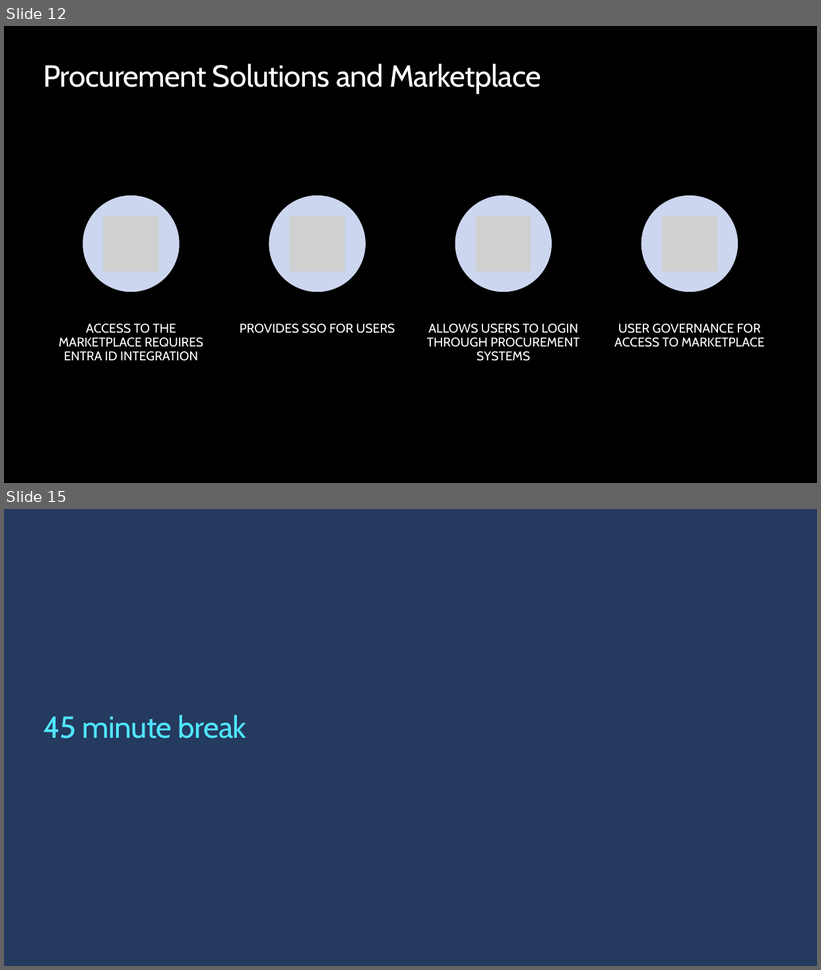
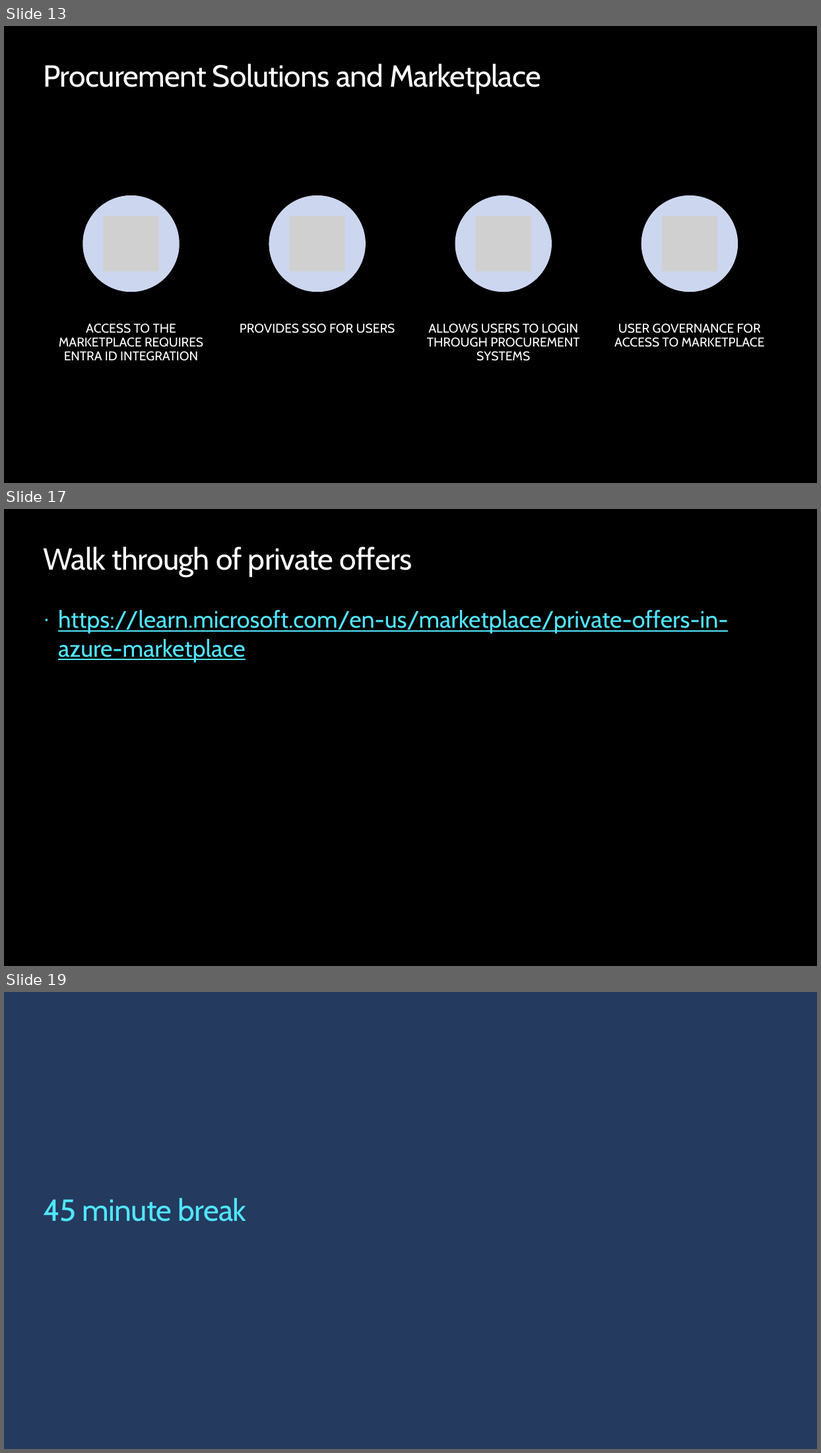
Before and after one commit to opsgility/marketplace, a slide deck: azure-marketplace-workshop/Day 2 - Skilling Deck for Microsoft Marketplace.pptx. Shown one above the other, each under a label of ours: slides 12 and 15 before the commit, slides 13, 17 and 19 after it; the slides between them are not shown. The pictures are 821x970 and 821x1453 pixels, drawn with LibreOffice and Linux fonts; fonts in the diff are those of the drawing; grey boxes stand for pictures; background and template pictures are left out. Boxes give left, top, right and bottom in pixels: in the first picture for what was removed or moved away, otherwise in the second. Text is boxed around its words. In the diff, an @@ line names an element or a change of style, - is before the commit and + after.

Commit message:
Updated time with breaks and added private offers
Added private offer content into Day 2

```diff
--- a/azure-marketplace-workshop/Day 2 - Skilling Deck for Microsoft Marketplace.pptx
+++ b/azure-marketplace-workshop/Day 2 - Skilling Deck for Microsoft Marketplace.pptx
@@ slide 17 added at [4,509,817,966], background #000000 @@
@@ title added at [43,547,413,577], 36 pt, text #FFFFFF @@
+Walk through of private offers
@@ text added at [58,610,729,662], 28 pt, text #50E6FF, underline @@
+· https://learn.microsoft.com/en-us/marketplace/private-offers-in-azure-marketplace
@@ what was slide 12 is now slide 13 @@
@@ what was slide 15 is now slide 19 @@
```
Also in this commit, not shown: 3 slides changed, 3 other slides added, 1 other file.
